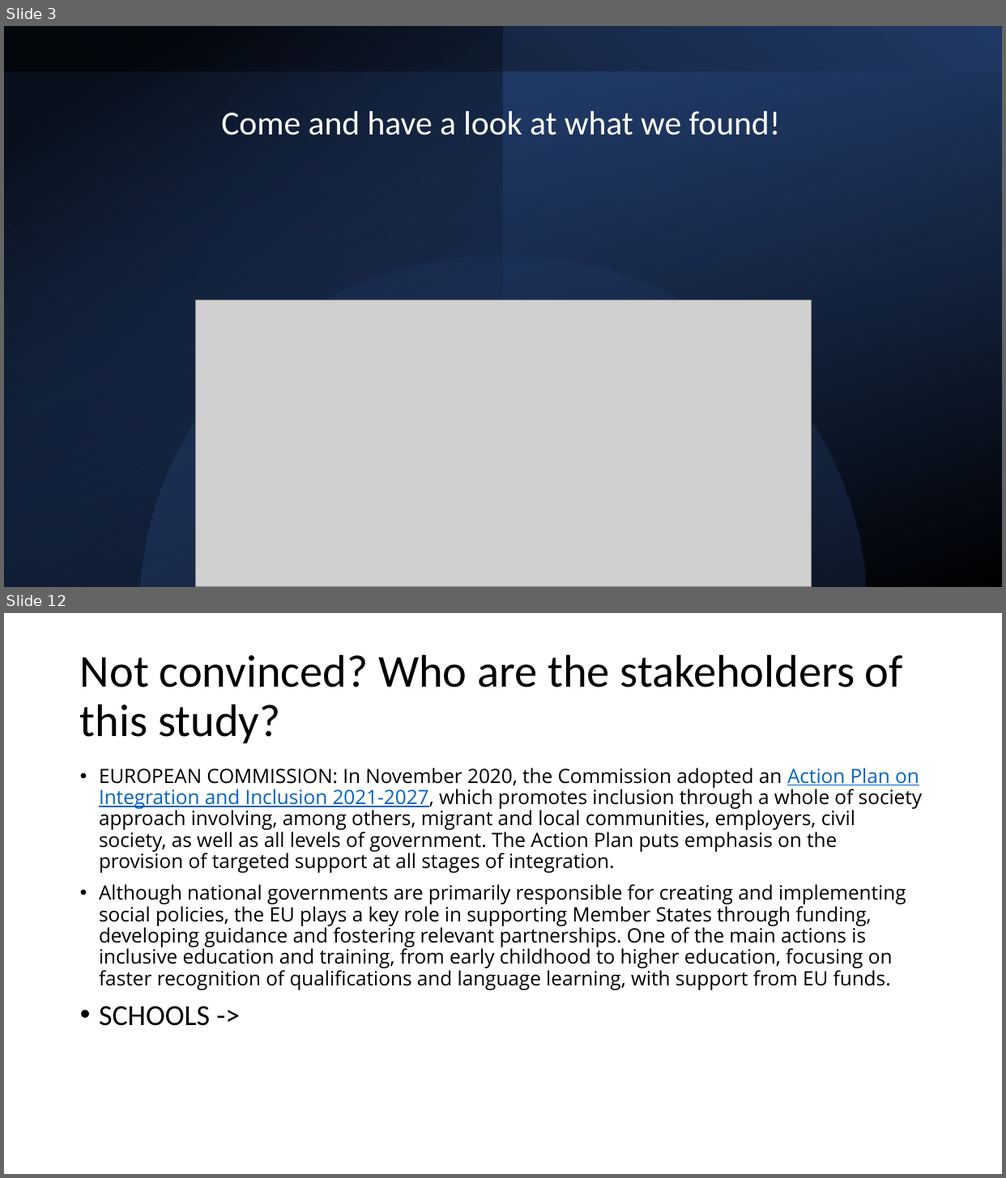
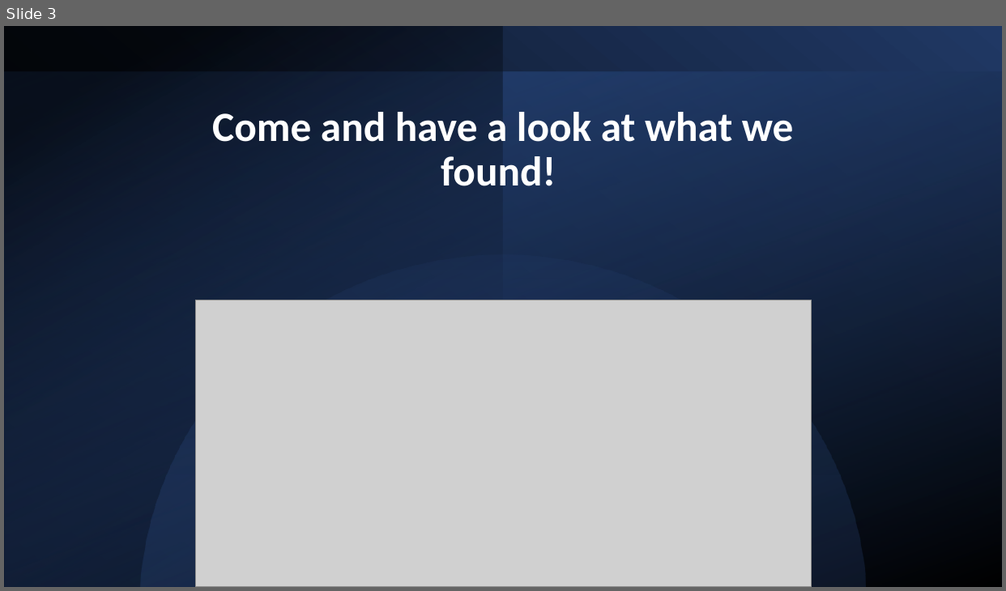
Before and after one commit to SebastianCastellano/Applied-Statistics-Project, a slide deck: Presentations/Pitch for 25.07/final Pitch.pptx. Shown one above the other, each under a label of ours: slides 3 and 12 before the commit, slide 3 after it; the slides between them are not shown. The pictures are 1006x1178 and 1006x591 pixels, drawn with LibreOffice and Linux fonts; fonts in the diff are those of the drawing; grey boxes stand for pictures. Boxes give left, top, right and bottom in pixels: in the first picture for what was removed or moved away, otherwise in the second. Text is boxed around its words. In the diff, an @@ line names an element or a change of style, - is before the commit and + after.

```diff
--- a/Presentations/Pitch for 25.07/final Pitch.pptx
+++ b/Presentations/Pitch for 25.07/final Pitch.pptx
@@ slide 12 removed at <box>4,613,1002,1174</box>, background #FFFFFF @@
@@ title removed at <box>80,654,903,743</box> @@
-Not convinced? Who are the stakeholders of this study?
@@ text removed at <box>99,768,922,1026</box> @@
-• EUROPEAN COMMISSION: In November 2020, the Commission adopted an Action Plan on Integration and Inclusion 2021-2027, which promotes inclusion through a whole of society approach involving, among others, migrant and local communities, employers, civil society, as well as all levels of government. The Action Plan puts emphasis on the provision of targeted support at all stages of integration.
-• Although national governments are primarily responsible for creating and implementing social policies, the EU plays a key role in supporting Member States through funding, developing guidance and fostering relevant partnerships. One of the main actions is inclusive education and training, from early childhood to higher education, focusing on faster recognition of qualifications and language learning, with support from EU funds.
-• SCHOOLS ->
@@ slide 3 changed as well @@
@@ title "Come and have a look ...": place and size @@
-title "Come and have a look ..." at <box>221,111,781,135</box>
+title "Come and have a look ..." at <box>212,112,794,186</box>
@@ title "Come and have a look ..." at <box>212,112,794,186</box>: size 32.4 to 40 pt, bold on @@
```
Also in this commit, not shown: 2 other slides changed, 11 other slides removed, 8 other files.
